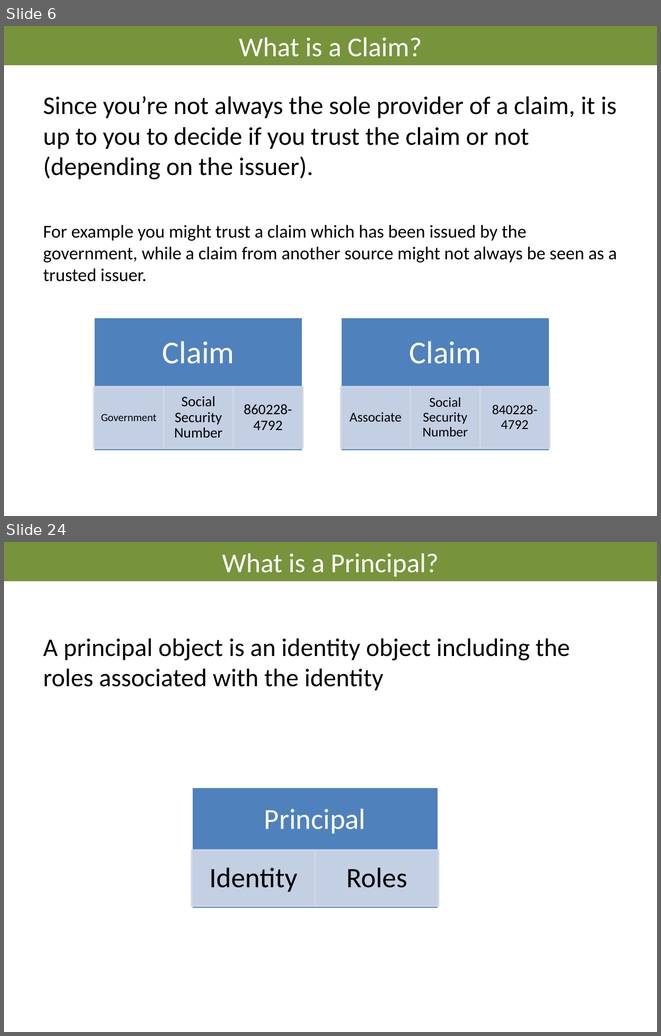
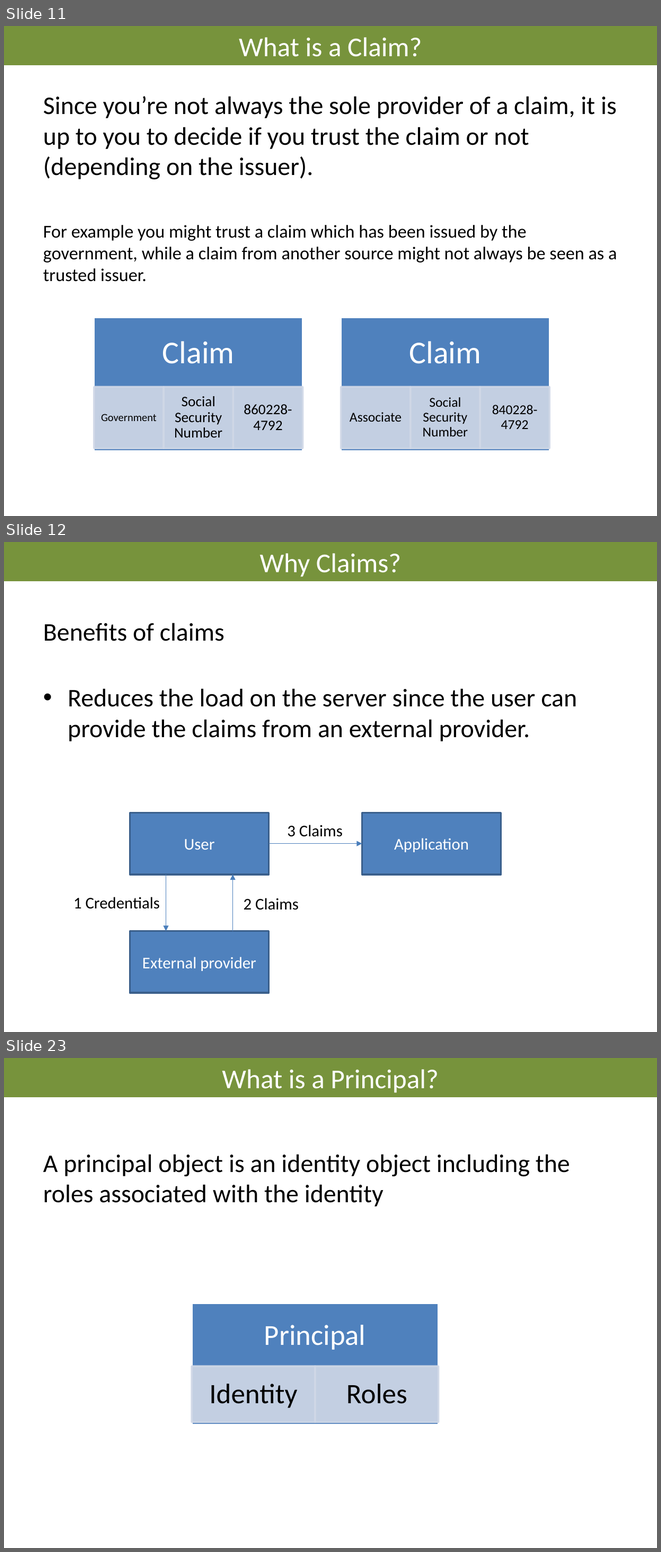
Before and after one commit to AndreasElffors/IdentityTemplate, a slide deck: Documents/Identity-Theory.pptx. Shown one above the other, each under a label of ours: slides 6 and 24 before the commit, slides 11, 12 and 23 after it; the slides between them are not shown. The pictures are 661x1036 and 661x1552 pixels, drawn with LibreOffice and Linux fonts; fonts in the diff are those of the drawing; background and template pictures are left out. Boxes give left, top, right and bottom in pixels: in the first picture for what was removed or moved away, otherwise in the second. Text is boxed around its words. In the diff, an @@ line names an element or a change of style, - is before the commit and + after.

```diff
--- a/Documents/Identity-Theory.pptx
+++ b/Documents/Identity-Theory.pptx
@@ slide 12 added at box(4, 542, 657, 1032), background #FFFFFF @@
@@ title added at box(4, 542, 657, 581), fill #77933C, 30 pt, text #FFFFFF @@
+Why Claims?
@@ text added at box(43, 623, 577, 741), 28 pt, text #000000 @@
+Benefits of claims
+• Reduces the load on the server since the user can provide the claims from an external provider.
@@ rectangle added at box(130, 812, 269, 874), fill #4F81BD, outline #3A5F8C 2 pt, 18 pt, text #FFFFFF @@
+User
@@ text added at box(287, 824, 343, 837), 18 pt, text #000000 @@
+3 Claims
@@ rectangle added at box(362, 812, 501, 874), fill #4F81BD, outline #3A5F8C 2 pt, 18 pt, text #FFFFFF @@
+Application
@@ arrow added from (269, 844) to (362, 844), #4B7EBC 0.75 pt @@
@@ arrow added from (166, 874) to (166, 930), #4B7EBC 0.75 pt @@
@@ arrow added from (232, 930) to (232, 874), #4B7EBC 0.75 pt @@
@@ text added at box(73, 897, 160, 909), 18 pt, text #000000 @@
+1 Credentials
@@ text added at box(244, 898, 299, 910), 18 pt, text #000000 @@
+2 Claims
@@ rectangle added at box(130, 930, 269, 992), fill #4F81BD, outline #3A5F8C 2 pt, 18 pt, text #FFFFFF @@
+External provider
@@ what was slide 6 is now slide 11 @@
@@ what was slide 24 is now slide 23 @@
```
Also in this commit, not shown: 13 slides changed, 11 other slides added, 2 slides removed.
